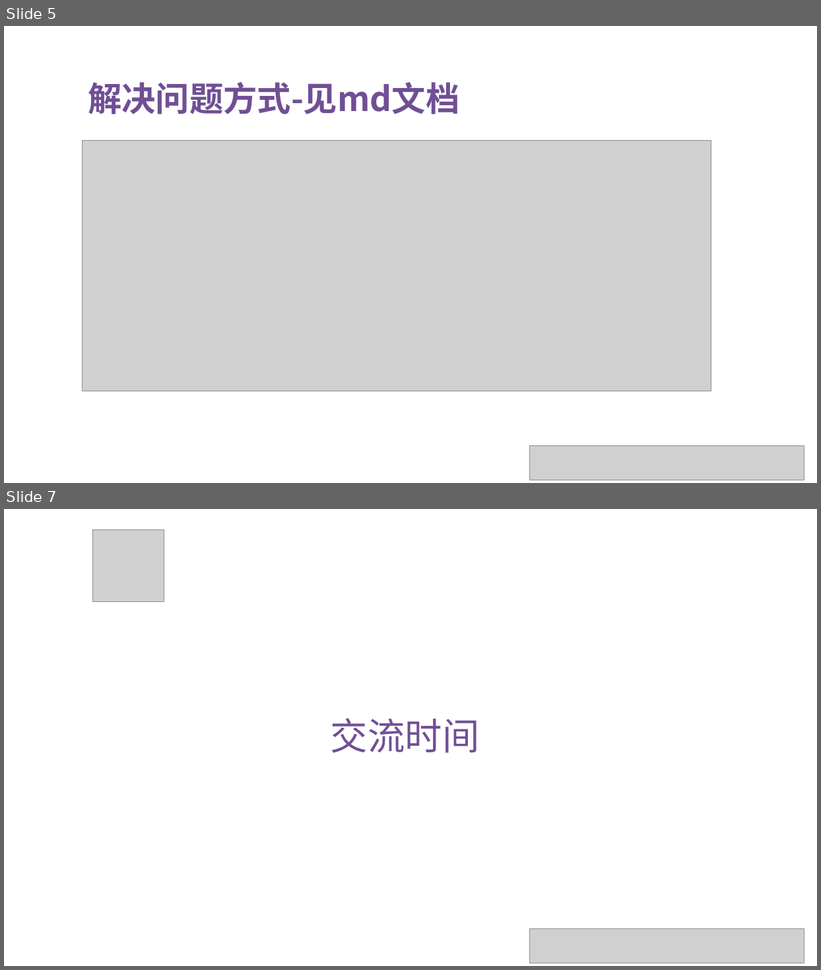
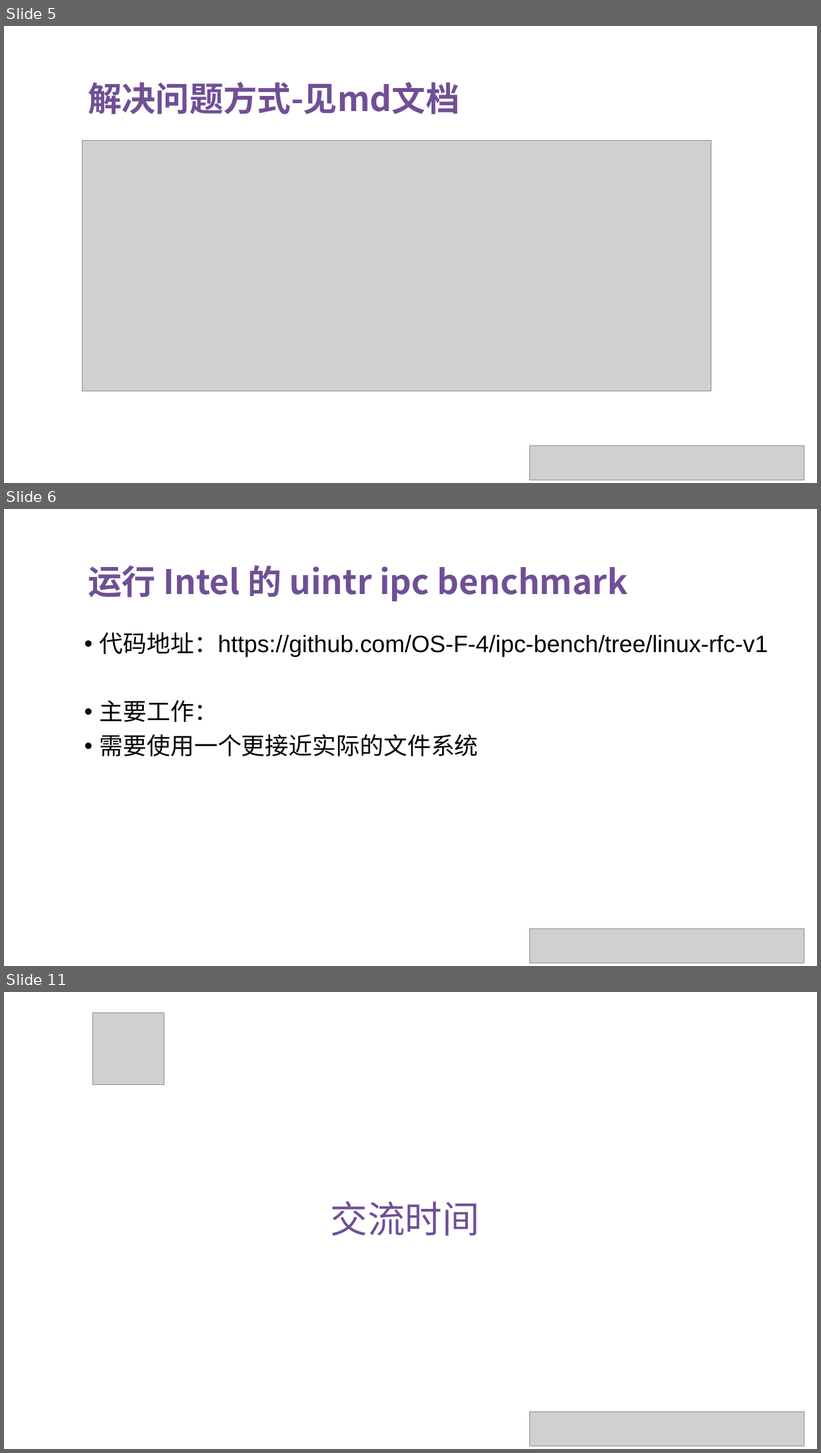
Before and after one commit to OS-F-4/usr-intr, a slide deck: ppt/2022-5-28.pptx. Shown one above the other, each under a label of ours: slides 5 and 7 before the commit, slides 5, 6 and 11 after it; the slides between them are not shown. The pictures are 821x970 and 821x1453 pixels, drawn with LibreOffice and Linux fonts; fonts in the diff are those of the drawing; grey boxes stand for pictures. Boxes give left, top, right and bottom in pixels: in the first picture for what was removed or moved away, otherwise in the second. Text is boxed around its words. In the diff, an @@ line names an element or a change of style, - is before the commit and + after.

```diff
--- a/ppt/2022-5-28.pptx
+++ b/ppt/2022-5-28.pptx
@@ slide 6 added at box(4, 509, 817, 966), background #FFFFFF @@
@@ text added at box(88, 565, 628, 601), 40 pt, text #704F95, bold @@
+运行 Intel 的 uintr ipc benchmark
@@ text added at box(100, 632, 768, 757), 28 pt, text #000000 @@
+• 代码地址：https://github.com/OS-F-4/ipc-bench/tree/linux-rfc-v1
+• 主要工作：
+• 需要使用一个更接近实际的文件系统
@@ picture added at box(530, 929, 805, 964) @@
@@ what was slide 7 is now slide 11 @@
```
Also in this commit, not shown: 2 slides changed, 3 other slides added, 1 other file.
